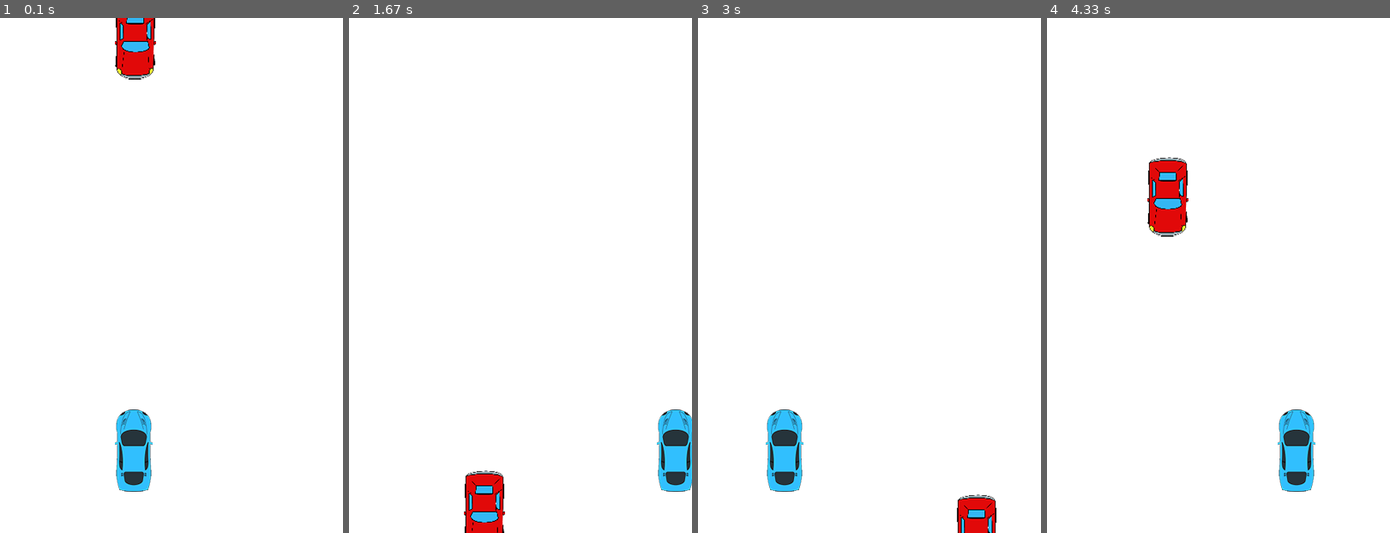
Above: before the commit, frames 1-4 (left to right).
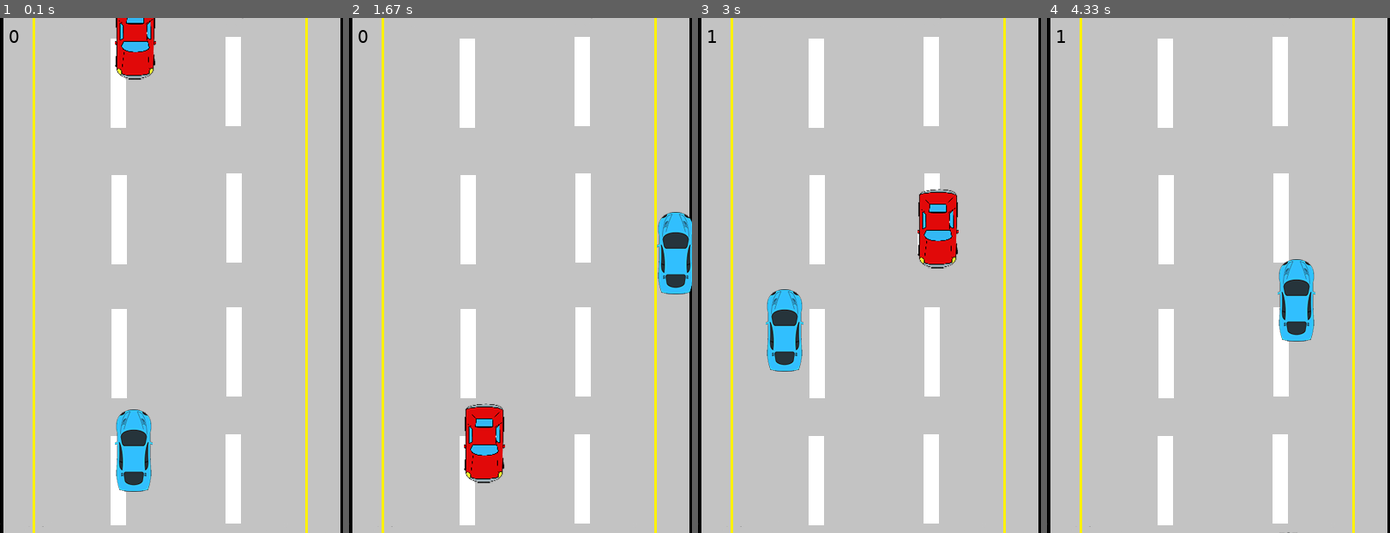
Above: after the commit, the same moments.

Repository: railanbaigazy/pp2
Game: pygame game, started from week8/racer/racer_iter_1.py
Same seed, same stepped clock (60 frames per second), same inputs: the game is played once before the commit and once after it.
Inputs:
- Up to frame 1 (0.1 s): no input
- Up to frame 2 (1.67 s): hold W 0.33-0.8 s; hold Right 0.33-0.8 s; hold Right 0.83-1.3 s; hold W 1.33-1.63 s
- Up to frame 3 (3 s): hold Left 1.67-2.2 s; hold S 2.23-2.53 s; hold Left 2.57-2.97 s
- Up to frame 4 (4.33 s): hold W 3-3.37 s; hold Right 3.4-4.03 s; hold S from 4.07 s (still down)

The runs differ from the first frame. In frame 1, 91% of the frame differs, in the area x 0-100%, y 0-100%; in frame 2, 94%; in frame 3, 94%; in frame 4, 95%.

Commit message:
week8 racer step3

Diff:
--- a/week8/racer/racer_iter_1.py
+++ b/week8/racer/racer_iter_1.py
@@ -25,7 +25,9 @@
 RED = pygame.Color(255, 0, 0)
 
 # Game variables
-SPEED = 5
+PLAYER_SPEED = 5
+ENEMY_SPEED = 5
+SCORE = 0
 
 # Setting up the display
 SCREEN_WIDTH = 400
@@ -34,6 +36,13 @@
 SCREEN = pygame.display.set_mode((SCREEN_WIDTH, SCREEN_HEIGHT))
 SCREEN.fill(WHITE)
 pygame.display.set_caption("Racer Game")
+
+# Setting up fonts
+font = pygame.font.SysFont("Verdana", 60)
+font_small = pygame.font.SysFont("Verdana", 20)
+game_over_text = font.render("Game Over", True, BLACK)
+
+background = get_image("AnimatedStreet.png")
 
 # Creating parent class to avoid repetition within Player and Enemy children
 class Car(pygame.sprite.Sprite):
@@ -52,10 +61,12 @@
         self.rect.center = (random.randint(self.rect.width, SCREEN_WIDTH - self.rect.width), 0)
 
     def move(self):
-        self.rect.move_ip(0, SPEED)
+        global SCORE
+        self.rect.move_ip(0, ENEMY_SPEED)
         if self.rect.bottom > (SCREEN_HEIGHT + self.rect.height):
+            SCORE += 1
             self.rect.top = 0
-            self.rect.center = (random.randint(self.rect.width - 10, SCREEN_WIDTH - self.rect.width + 10), 0)
+            self.rect.center = (random.randint(2 * self.rect.width, SCREEN_WIDTH - (2 * self.rect.width)), 0)
 
 class Player(Car):
     def __init__(self, image_path):
@@ -65,16 +76,16 @@
 
     def move(self):
         pressed_keys = pygame.key.get_pressed()
-        #if pressed_keys[K_UP]:
-            #self.rect.move_ip(0, -5)
-        #if pressed_keys[K_DOWN]:
-            #self.rect.move_ip(0,5)
+        if pressed_keys[K_UP] or pressed_keys[K_w]:
+            self.rect.move_ip(0, -PLAYER_SPEED)
+        if pressed_keys[K_DOWN] or pressed_keys[K_s]:
+            self.rect.move_ip(0, PLAYER_SPEED)
         if self.rect.left > 0:
             if pressed_keys[K_LEFT] or pressed_keys[K_a]:
-                self.rect.move_ip(-5, 0)
+                self.rect.move_ip(-PLAYER_SPEED, 0)
         if self.rect.right < SCREEN_WIDTH:
             if pressed_keys[K_RIGHT] or pressed_keys[K_d]:
-                self.rect.move_ip(5, 0)
+                self.rect.move_ip(PLAYER_SPEED, 0)
 
 
 # Setting up sprites
@@ -90,16 +101,22 @@
 
 # Adding new User Event that is called every 1000ms
 INC_SPEED = pygame.USEREVENT + 1
-pygame.time.set_timer(INC_SPEED, 1000)
+pygame.time.set_timer(INC_SPEED, 5000)
+
+# Playing background music
+background_music = pygame.mixer.Sound("background.wav")
+background_music.play(-1)
 
 while not done:
     for event in pygame.event.get():
         if event.type == QUIT:
             done = True
         if event.type == INC_SPEED:
-            SPEED += 2
+            ENEMY_SPEED += 2
 
-    SCREEN.fill(WHITE)
+    SCREEN.blit(background, (0, 0))
+    scores = font_small.render(str(SCORE), True, BLACK)
+    SCREEN.blit(scores, (10, 10))
 
     # Move and re-draw sprites
     for entity in all_sprites:
@@ -108,7 +125,14 @@
 
     # Handling collisions
     if pygame.sprite.spritecollideany(P1, enemies):
+        pygame.mixer.Sound("crash.wav").play()
+        time.sleep(0.5)
+
         SCREEN.fill(RED)
+        SCREEN.blit(game_over_text, (30, 250))
+        scores_final_text = font_small.render("Score: " + str(SCORE), True, WHITE)
+        SCREEN.blit(scores_final_text, (155, 350))
+
         pygame.display.update()
         for entity in all_sprites:
             entity.kill()
Binary file added: week8/racer/AnimatedStreet.png
Binary file added: week8/racer/coin.png
Not shown, added: week8/.DS_Store
Not shown, added: week8/racer/background.wav
Not shown, added: week8/racer/crash.wav
